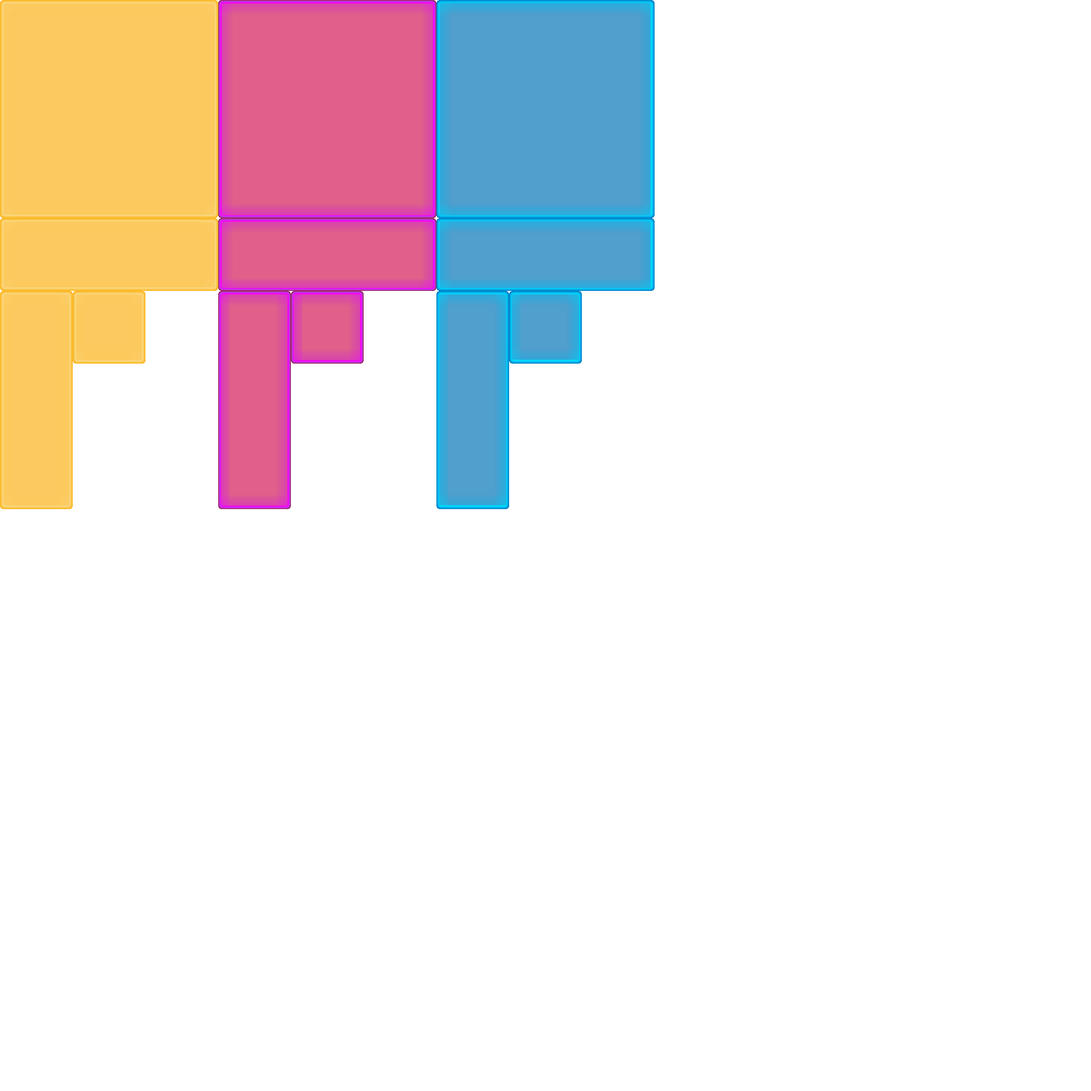
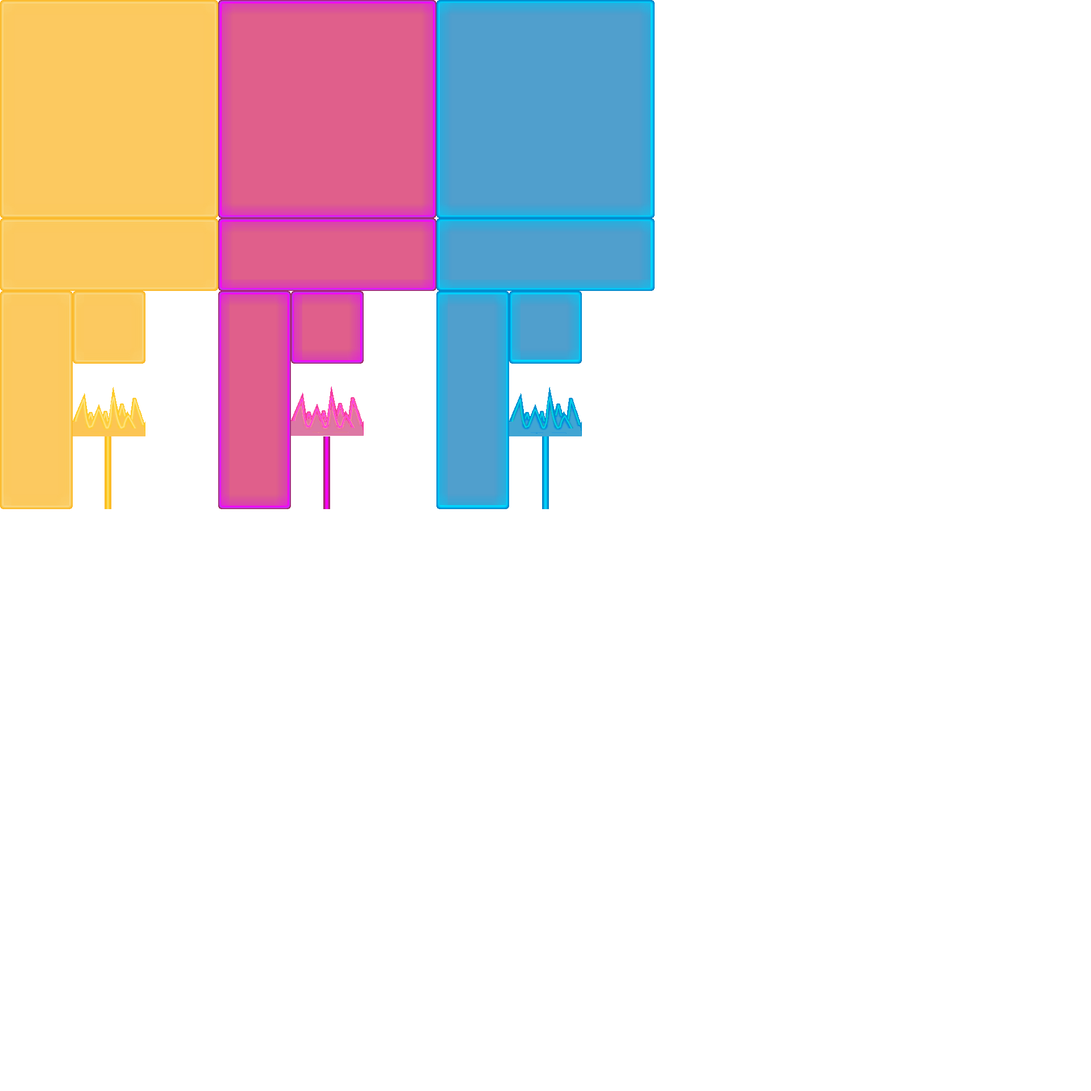
Layers edited between the first and the second 1091x1091 image:
added layer "Layer 12" (linear burn) above "Layer 6" over bbox(104, 436, 550, 510)
added layer "Spike2 copy 2" above "Spike2 copy" over bbox(146, 387, 583, 438)
added layer "Spike2 copy" above "Spike2" over bbox(291, 386, 366, 437)
added layer "Spike2" above "Layer 10" over bbox(72, 387, 148, 438)
